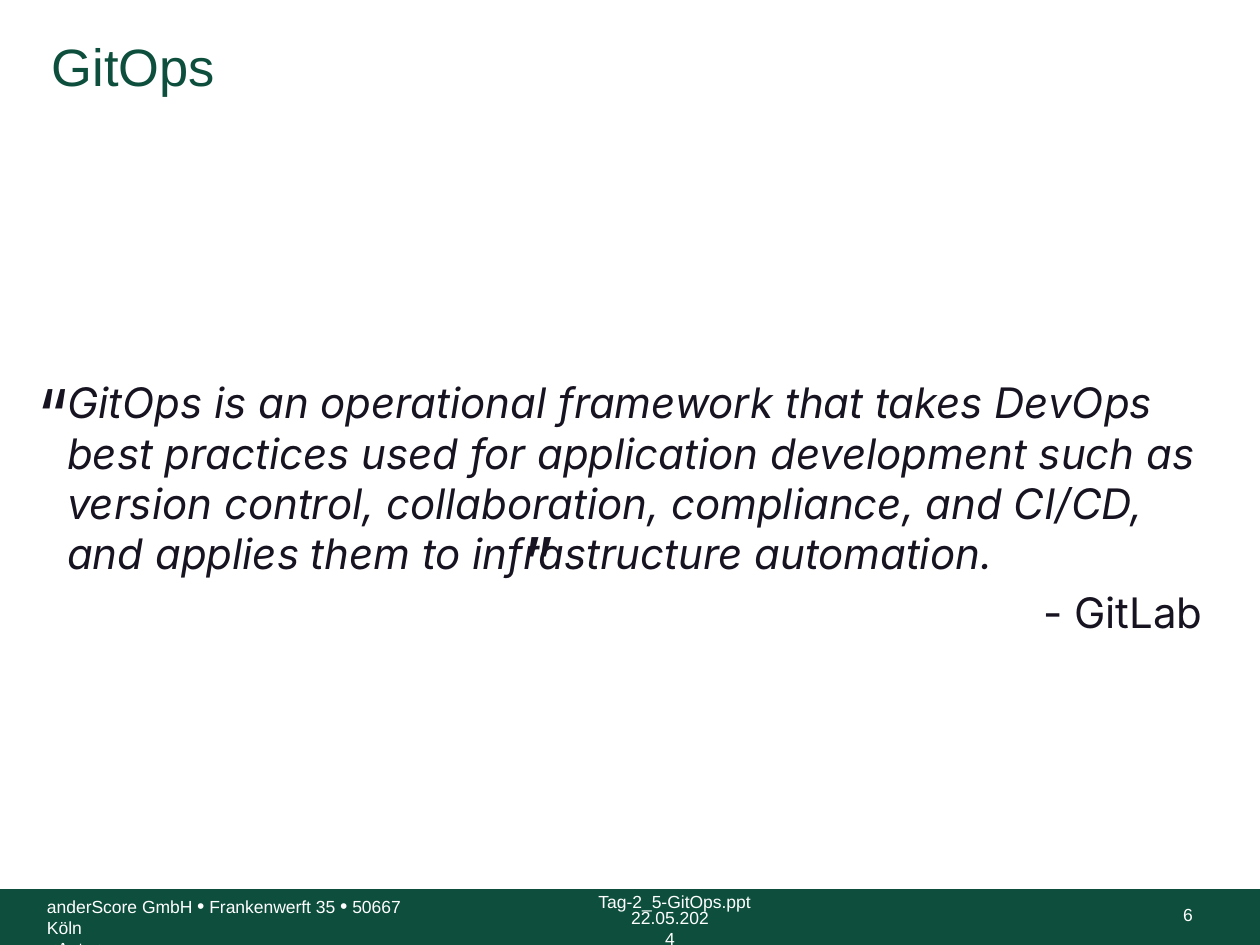
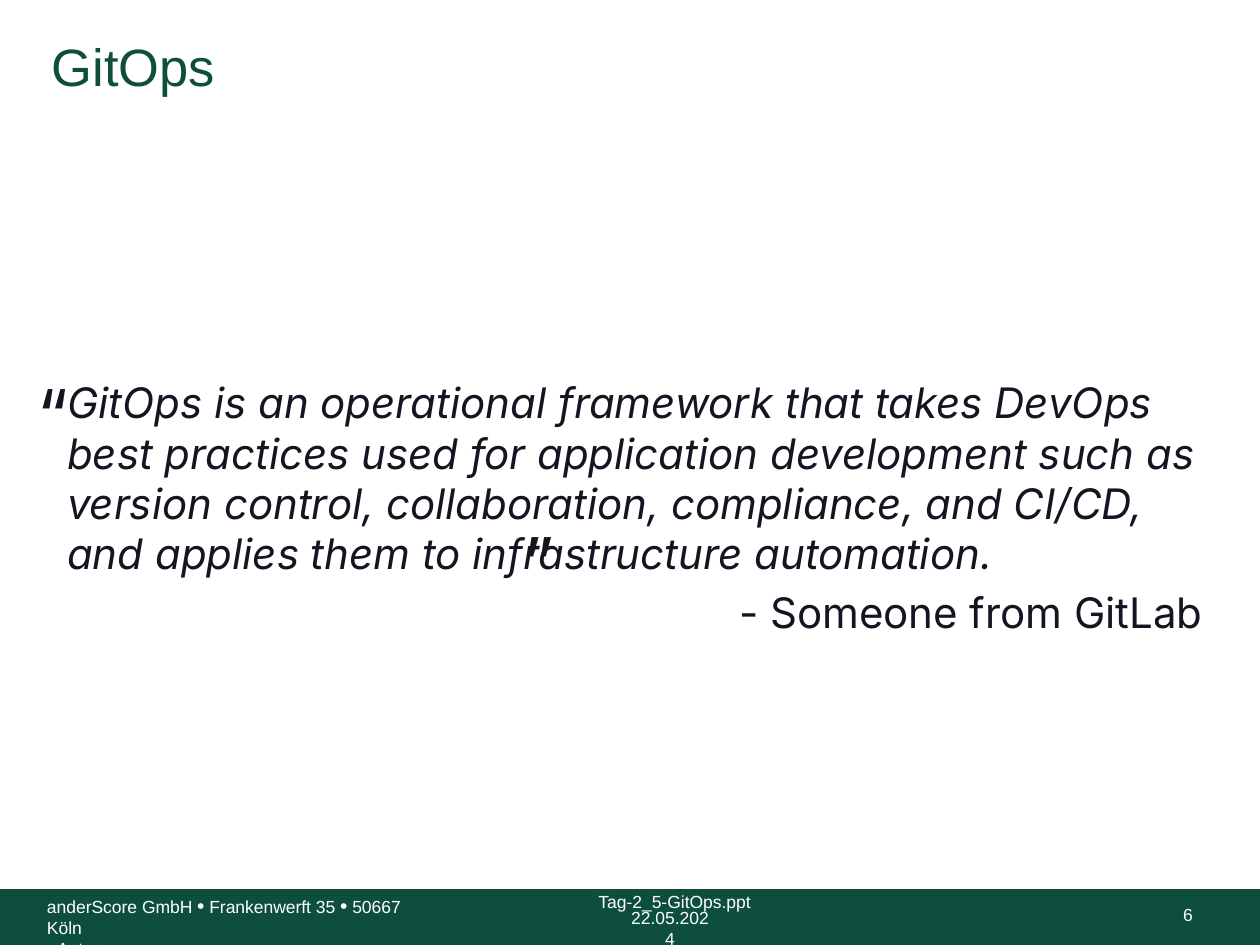
Before and after one commit to anderscore-gmbh/gitlab, a slide deck: slide 6 of slides/Tag-2_5-GitOps.pptx. Drawn at 1260x945 pixels with LibreOffice and Linux fonts; fonts in the diff are those of the drawing; background and template pictures are left out. Boxes give left, top, right and bottom in pixels: in the first picture for what was removed or moved away, otherwise in the second. Text is boxed around its words. In the diff, an @@ line names an element or a change of style, - is before the commit and + after.

```diff
--- a/slides/Tag-2_5-GitOps.pptx
+++ b/slides/Tag-2_5-GitOps.pptx
@@ text at [770, 596, 1202, 629]: text changed @@
-- GitLab
+- Someone from GitLab
```
Also in this commit, not shown: 1 other slide changed.
